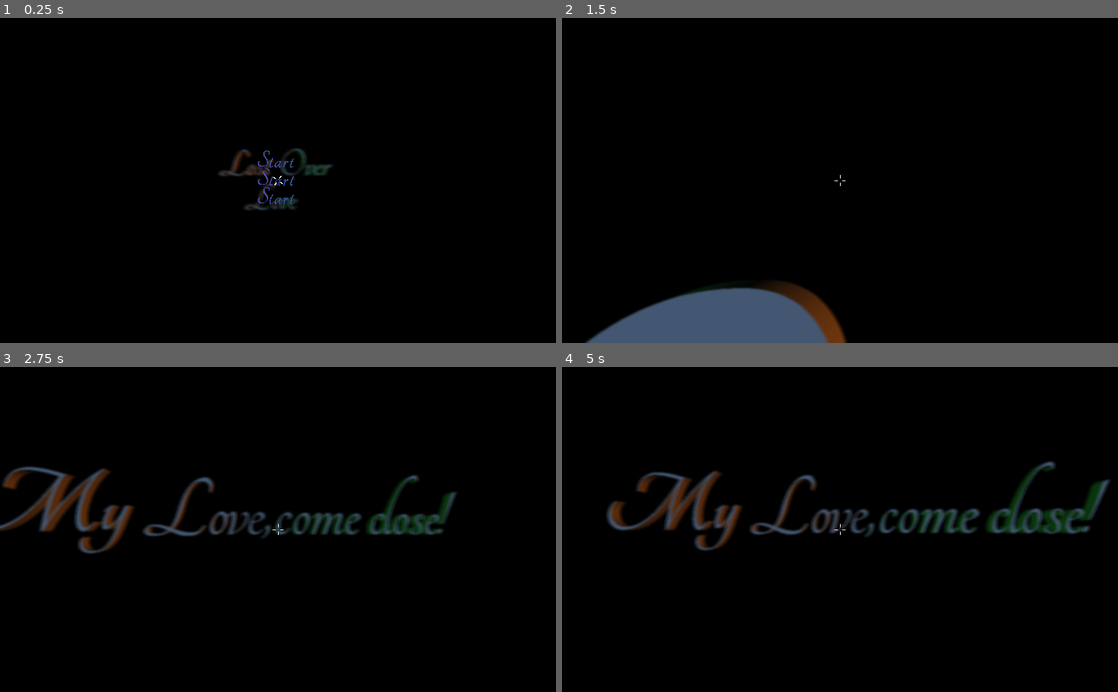
Above: before the commit, frames 1-4 (two rows, left to right).
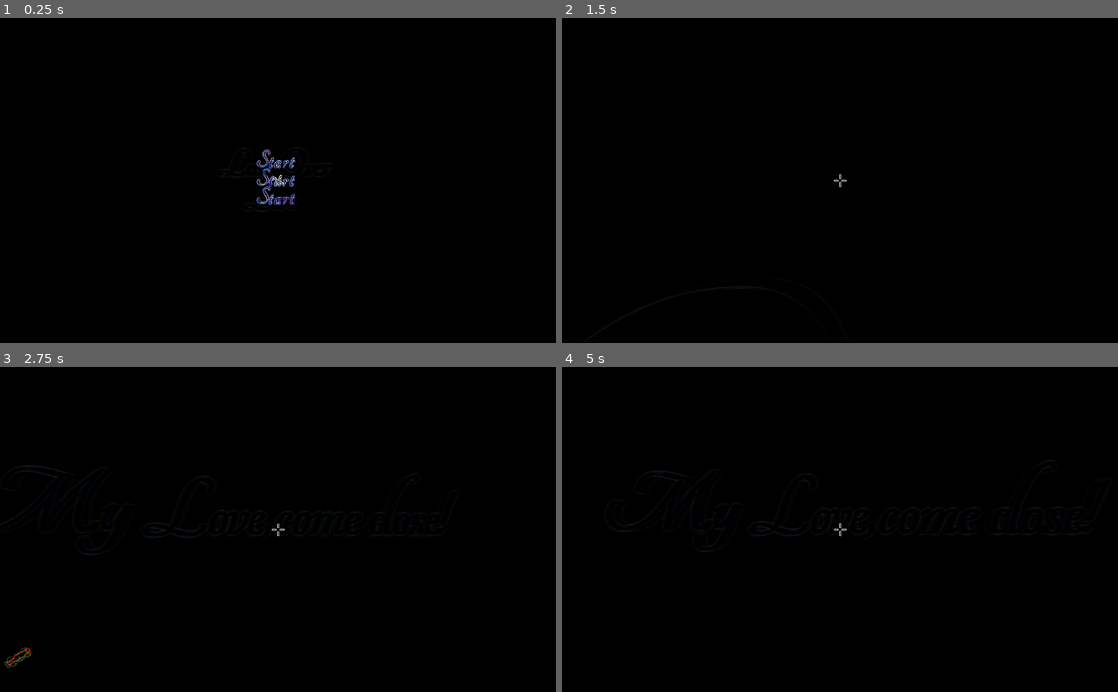
Above: after the commit, the same moments.

Repository: kiwily/game-jam-brackeys-2022
Game: Godot game, scene res://worlds/world-container.tscn
Two runs of this game, one before a commit and one after it. Both use one fixed random seed, a clock stepped at 60 frames per second and the inputs below. Before the commit the project starts from res://worlds/world-1/world.tscn.
Inputs (mouse positions are in pixels of both pictures, inside the frame that each line leads up to):
- Up to frame 1 (0.25 s): no input
- Up to frame 2 (1.5 s): move the mouse to (867, 180) at 0.52 s; hold W (forward) from 0.53 s (still down); click (867, 180) at 0.6 s; move the mouse to (812, 180) at 1.27 s; click (812, 180) at 1.35 s
- Up to frame 3 (2.75 s): keep holding W (forward); move the mouse to (289, 523) at 2.02 s; click (289, 523) at 2.1 s
- Up to frame 4 (5 s): keep holding W (forward); move the mouse to (834, 536) at 2.77 s; click (834, 536) at 2.85 s; move the mouse to (878, 532) at 3.52 s; click (878, 532) at 3.6 s; move the mouse to (795, 526) at 4.27 s; click (795, 526) at 4.35 s

The runs differ from the first frame. In frame 1, 1.1% of the frame differs, in the area x 39-60%, y 40-60%; in frame 2, 6.1%, in the area x 4-52%, y 48-100%; in frame 3, 5.1%; in frame 4, 5.6%.

Commit message:
Add Sobol Filter

Diff:
--- a/project/autoloads/scene-manager.gd
+++ b/project/autoloads/scene-manager.gd
@@ -19,8 +19,7 @@
 	if err == ERR_FILE_EOF: # Finished loading
 		var resource : Resource = loader.get_resource()
 		loader = null
-# warning-ignore:return_value_discarded
-		get_tree().change_scene_to(resource)
+		WorldManager.change_world(resource)
 	elif err == OK:
 		print('Scene is loading ...')
 	else:
--- a/project/autoloads/world-manager.gd
+++ b/project/autoloads/world-manager.gd
@@ -1,7 +1,12 @@
 extends Node
+
+var world_container : Node2D
 
 var current_world : int = 1
 var number_of_world : int = 4
+
+func _ready():
+	world_container = get_tree().get_current_scene()
 
 func get_world_path(world_index : int) -> String:
 	return "res://worlds/world-%d/world.tscn" % world_index
@@ -14,3 +19,10 @@
 func goto_next_world():
 	current_world += 1
 	SceneManager.goto_scene(get_world_path(current_world))
+
+func change_world(new_world_resource : Resource):
+	var world_viewport : Viewport = world_container.get_node("ViewportContainer/Viewport")
+	for node in world_viewport.get_children():
+		world_viewport.remove_child(node)
+		node.queue_free()
+	world_viewport.add_child(new_world_resource.instance())
--- a/project/project.godot
+++ b/project/project.godot
@@ -11,7 +11,7 @@
 [application]
 
 config/name="project"
-run/main_scene="res://worlds/world-1/world.tscn"
+run/main_scene="res://worlds/world-container.tscn"
 config/icon="res://icon.png"
 
 [autoload]
--- /dev/null
+++ b/project/shaders/sobol-filter.gdshader
@@ -0,0 +1,14 @@
+shader_type canvas_item;
+
+void fragment() {
+    vec3 col = -8.0 * texture(TEXTURE, UV).xyz;
+    col += texture(TEXTURE, UV + vec2(0.0, SCREEN_PIXEL_SIZE.y)).xyz;
+    col += texture(TEXTURE, UV + vec2(0.0, -SCREEN_PIXEL_SIZE.y)).xyz;
+    col += texture(TEXTURE, UV + vec2(SCREEN_PIXEL_SIZE.x, 0.0)).xyz;
+    col += texture(TEXTURE, UV + vec2(-SCREEN_PIXEL_SIZE.x, 0.0)).xyz;
+    col += texture(TEXTURE, UV + SCREEN_PIXEL_SIZE.xy).xyz;
+    col += texture(TEXTURE, UV - SCREEN_PIXEL_SIZE.xy).xyz;
+    col += texture(TEXTURE, UV + vec2(-SCREEN_PIXEL_SIZE.x, SCREEN_PIXEL_SIZE.y)).xyz;
+    col += texture(TEXTURE, UV + vec2(SCREEN_PIXEL_SIZE.x, -SCREEN_PIXEL_SIZE.y)).xyz;
+    COLOR.xyz = col;
+}
--- /dev/null
+++ b/project/texts/title.tscn
@@ -0,0 +1,73 @@
+[gd_scene load_steps=10 format=2]
+
+[ext_resource path="res://assets/font/t.obj" type="ArrayMesh" id=1]
+[ext_resource path="res://assets/font/r.obj" type="ArrayMesh" id=2]
+[ext_resource path="res://assets/font/e.obj" type="ArrayMesh" id=3]
+[ext_resource path="res://assets/font/L_.obj" type="ArrayMesh" id=4]
+[ext_resource path="res://assets/font/O_.obj" type="ArrayMesh" id=5]
+[ext_resource path="res://assets/font/s.obj" type="ArrayMesh" id=6]
+[ext_resource path="res://assets/font/o.obj" type="ArrayMesh" id=7]
+[ext_resource path="res://assets/font/v.obj" type="ArrayMesh" id=8]
+[ext_resource path="res://texts/romantic_material.tres" type="Material" id=9]
+
+[node name="Title" type="Spatial"]
+
+[node name="L_" type="MeshInstance" parent="."]
+transform = Transform( 1, 0, 0, 0, 1, 0, 0, 0, 1, -1.09882, 0.0202992, 0.265949 )
+mesh = ExtResource( 4 )
+material/0 = ExtResource( 9 )
+
+[node name="o" type="MeshInstance" parent="."]
+transform = Transform( 1, 0, 0, 0, 1, 0, 0, 0, 1, -0.698818, 0.120299, 0.265949 )
+mesh = ExtResource( 7 )
+material/0 = ExtResource( 9 )
+
+[node name="s" type="MeshInstance" parent="."]
+transform = Transform( 1, 0, 0, 0, 1, 0, 0, 0, 1, -0.498818, 0.120299, 0.265949 )
+mesh = ExtResource( 6 )
+material/0 = ExtResource( 9 )
+
+[node name="t" type="MeshInstance" parent="."]
+transform = Transform( 1, 0, 0, 0, 1, 0, 0, 0, 1, -0.298818, 0.120299, 0.265949 )
+mesh = ExtResource( 1 )
+material/0 = ExtResource( 9 )
+
+[node name="O_" type="MeshInstance" parent="."]
+transform = Transform( 1, 0, 0, 0, 1, 0, 0, 0, 1, 0.301182, 0.120299, 0.265949 )
+mesh = ExtResource( 5 )
+material/0 = ExtResource( 9 )
+
+[node name="v" type="MeshInstance" parent="."]
+transform = Transform( 1, 0, 0, 0, 1, 0, 0, 0, 1, 0.701182, 0.120299, 0.265949 )
+mesh = ExtResource( 8 )
+material/0 = ExtResource( 9 )
+
+[node name="e" type="MeshInstance" parent="."]
+transform = Transform( 1, 0, 0, 0, 1, 0, 0, 0, 1, 0.901182, 0.120299, 0.265949 )
+mesh = ExtResource( 3 )
+material/0 = ExtResource( 9 )
+
+[node name="r" type="MeshInstance" parent="."]
+transform = Transform( 1, 0, 0, 0, 1, 0, 0, 0, 1, 1.10118, 0.120299, 0.265949 )
+mesh = ExtResource( 2 )
+material/0 = ExtResource( 9 )
+
+[node name="L_2" type="MeshInstance" parent="."]
+transform = Transform( 1, 0, 0, 0, 1, 0, 0, 0, 1, -0.498818, -0.779701, 0.265949 )
+mesh = ExtResource( 4 )
+material/0 = ExtResource( 9 )
+
+[node name="o2" type="MeshInstance" parent="."]
+transform = Transform( 1, 0, 0, 0, 1, 0, 0, 0, 1, -0.0988184, -0.679701, 0.265949 )
+mesh = ExtResource( 7 )
+material/0 = ExtResource( 9 )
+
+[node name="v2" type="MeshInstance" parent="."]
+transform = Transform( 1, 0, 0, 0, 1, 0, 0, 0, 1, 0.101182, -0.679701, 0.265949 )
+mesh = ExtResource( 8 )
+material/0 = ExtResource( 9 )
+
+[node name="e2" type="MeshInstance" parent="."]
+transform = Transform( 1, 0, 0, 0, 1, 0, 0, 0, 1, 0.301182, -0.679701, 0.265949 )
+mesh = ExtResource( 3 )
+material/0 = ExtResource( 9 )
--- /dev/null
+++ b/project/worlds/world-container.tscn
@@ -0,0 +1,22 @@
+[gd_scene load_steps=4 format=2]
+
+[ext_resource path="res://worlds/world-1/world.tscn" type="PackedScene" id=1]
+[ext_resource path="res://shaders/sobol-filter.gdshader" type="Shader" id=2]
+
+[sub_resource type="ShaderMaterial" id=2]
+shader = ExtResource( 2 )
+
+[node name="WorldContainer" type="Node2D"]
+
+[node name="ViewportContainer" type="ViewportContainer" parent="."]
+material = SubResource( 2 )
+anchor_right = 1.0
+anchor_bottom = 1.0
+__meta__ = {
+"_edit_use_anchors_": false
+}
+
+[node name="Viewport" type="Viewport" parent="ViewportContainer"]
+size = Vector2( 1024, 600 )
+
+[node name="World" parent="ViewportContainer/Viewport" instance=ExtResource( 1 )]
